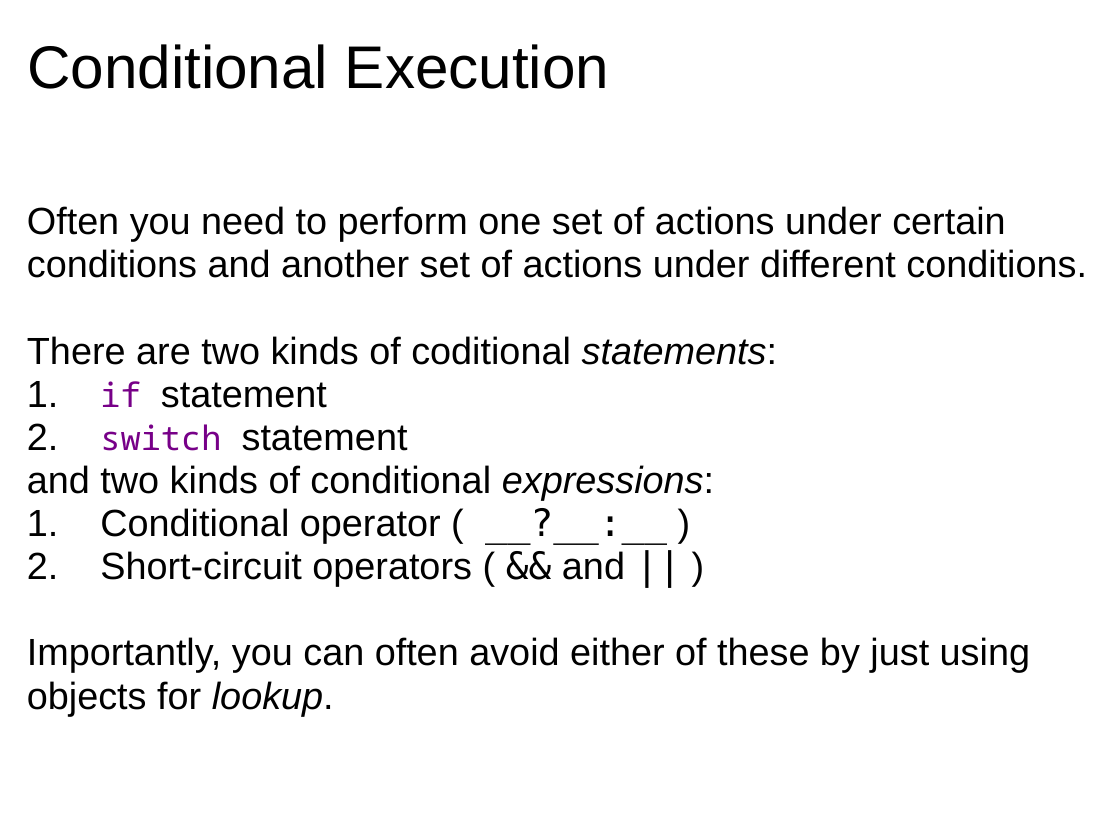
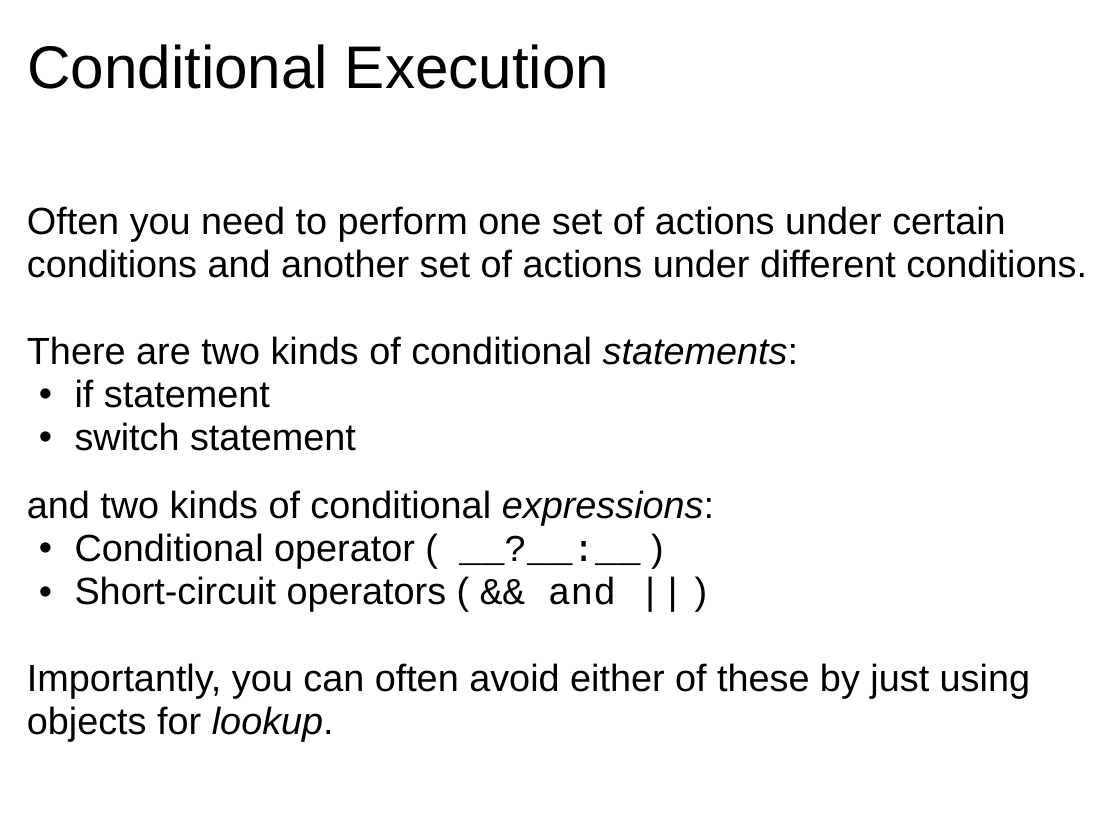
Before and after one commit to dondi/javascript-book, a slide deck: slide 8 of presentations/Chapter_4_Presentation.ppt. Drawn at 1120x840 pixels with LibreOffice and Linux fonts; fonts in the diff are those of the drawing; background and template pictures are left out. Boxes give left, top, right and bottom in pixels: in the first picture for what was removed or moved away, otherwise in the second. Text is boxed around its words. In the diff, an @@ line names an element or a change of style, - is before the commit and + after.

```diff
--- a/presentations/Chapter_4_Presentation.ppt
+++ b/presentations/Chapter_4_Presentation.ppt
@@ text at box(27, 336, 798, 451): text changed @@
-There are two kinds of coditional statements:
-1. if statement
-2. switch statement
+There are two kinds of conditional statements:
+• if statement
+• switch statement
@@ text at box(27, 490, 714, 525): more space between paragraphs @@
@@ text at box(75, 533, 616, 612): text changed @@
-1. Conditional operator ( __?__:__ )
-2. Short-circuit operators ( && and || )
+• Conditional operator ( __?__:__ )
+• Short-circuit operators ( && and || )
```
Also in this commit, not shown: 11 other slides changed, 3 other files.
